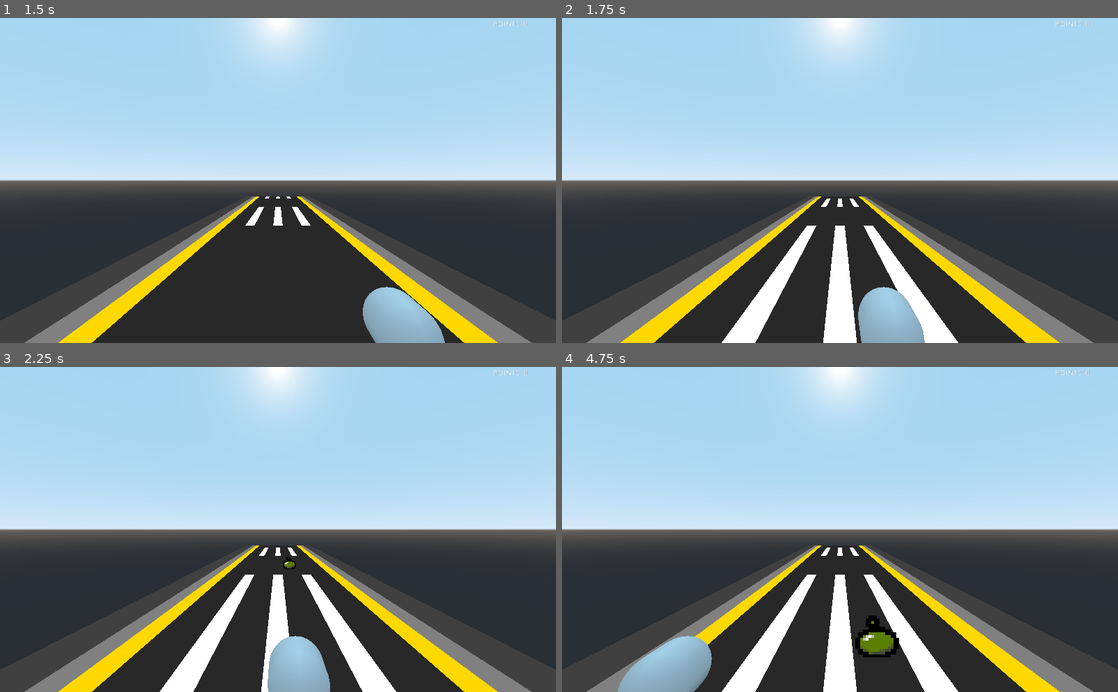
Above: before the commit, frames 1-4 (two rows, left to right).
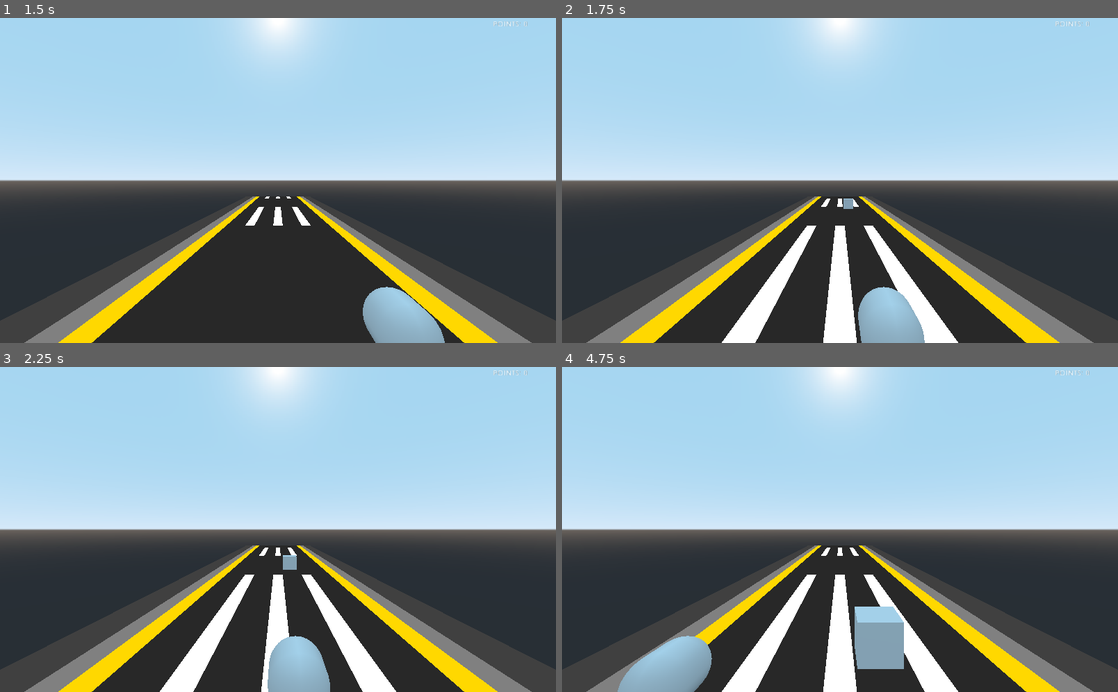
Above: after the commit, the same moments.

Repository: ClarkThyLord/Speed-Trash
Game: Godot game, scene res://src/game/game.tscn
Same seed, same stepped clock (60 frames per second), same inputs: the game is played once before the commit and once after it.
Inputs:
- Up to frame 1 (1.5 s): hold Right (ui_right) 0.53-1.28 s; hold Left (ui_left) from 1.28 s (still down)
- Up to frame 2 (1.75 s): keep holding Left (ui_left)
- Up to frame 3 (2.25 s): release Left (ui_left) at 2.03 s; hold Right (ui_right) from 2.03 s (still down)
- Up to frame 4 (4.75 s): release Right (ui_right) at 3.53 s; hold Left (ui_left) from 3.53 s (still down)

Frame 1 is identical in both runs. In frame 2, less than 0.1% of the frame differs, in the area x 50-53%, y 55-59%; in frame 3, 0.1%; in frame 4, 1.6%, in the area x 52-62%, y 73-93%.

Commit message:
added map object "vehicle"
Clark was here :V

Diff:
--- a/src/map/map.gd
+++ b/src/map/map.gd
@@ -3,7 +3,7 @@
 
 
 ## Exported Variables
-export(int, 0, 100) var map_objects_max := 5
+export(int, 0, 100) var map_objects_max := 10
 
 export(float, 0.0, 10.0) var map_objects_spawn := 1.5
 
@@ -27,7 +27,8 @@
 ]
 
 var _map_objects := [
-	preload("res://src/map/objects/trash/trash.tscn")
+	preload("res://src/map/objects/trash/trash.tscn"),
+	preload("res://src/map/objects/vehicle/vehicle.tscn"),
 ]
 
 
--- a/src/map/objects/trash/trash.tscn
+++ b/src/map/objects/trash/trash.tscn
@@ -13,6 +13,6 @@
 shape = SubResource( 1 )
 
 [node name="Sprite3D" type="Sprite3D" parent="."]
-modulate = Color( 0, 0.215686, 1, 1 )
+modulate = Color( 0.082353, 0.082353, 0.082353, 1 )
 pixel_size = 0.13
 texture = ExtResource( 2 )
--- /dev/null
+++ b/src/map/objects/vehicle/vehicle.gd
@@ -0,0 +1,45 @@
+tool
+extends "res://src/map/objects/map_object.gd"
+
+
+
+## Enums
+enum CarTypes {
+	DEFAULT,
+}
+
+
+
+## Exported Variables
+export(CarTypes) var car_type := 0 setget set_car_type
+
+
+
+## OnReady Variables
+onready var texture : Sprite3D = get_node("Sprite3D")
+
+
+
+## Built-In Virtual Methods
+func _ready() -> void:
+	set_car_type(car_type)
+
+
+
+## Public Methods
+func set_car_type(value : int) -> void:
+	var color : Color
+	match car_type:
+#		CarTypes.:
+#			pass
+		_:
+			return
+	car_type = value
+
+
+func random() -> void:
+	set_car_type(randi() % CarTypes.size())
+
+
+func player_entered(player) -> void:
+	get_node("/root/Session").points = 0
--- /dev/null
+++ b/src/map/objects/vehicle/vehicle.tscn
@@ -0,0 +1,20 @@
+[gd_scene load_steps=4 format=2]
+
+[ext_resource path="res://src/map/objects/vehicle/vehicle.gd" type="Script" id=1]
+
+[sub_resource type="BoxShape" id=1]
+
+[sub_resource type="CubeMesh" id=2]
+
+[node name="Vehicle" type="Area"]
+script = ExtResource( 1 )
+
+[node name="CollisionShape" type="CollisionShape" parent="."]
+shape = SubResource( 1 )
+
+[node name="MeshInstance" type="MeshInstance" parent="."]
+mesh = SubResource( 2 )
+material/0 = null
+
+[node name="Sprite3D" type="Sprite3D" parent="."]
+pixel_size = 0.13
